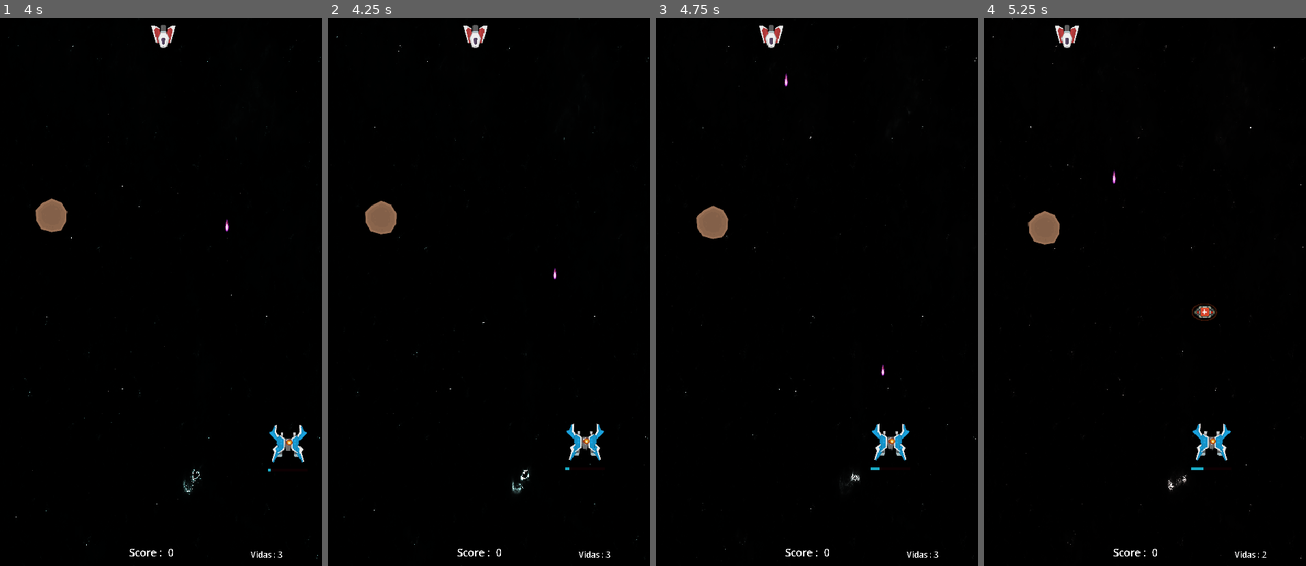
Above: before the commit, frames 1-4 (left to right).
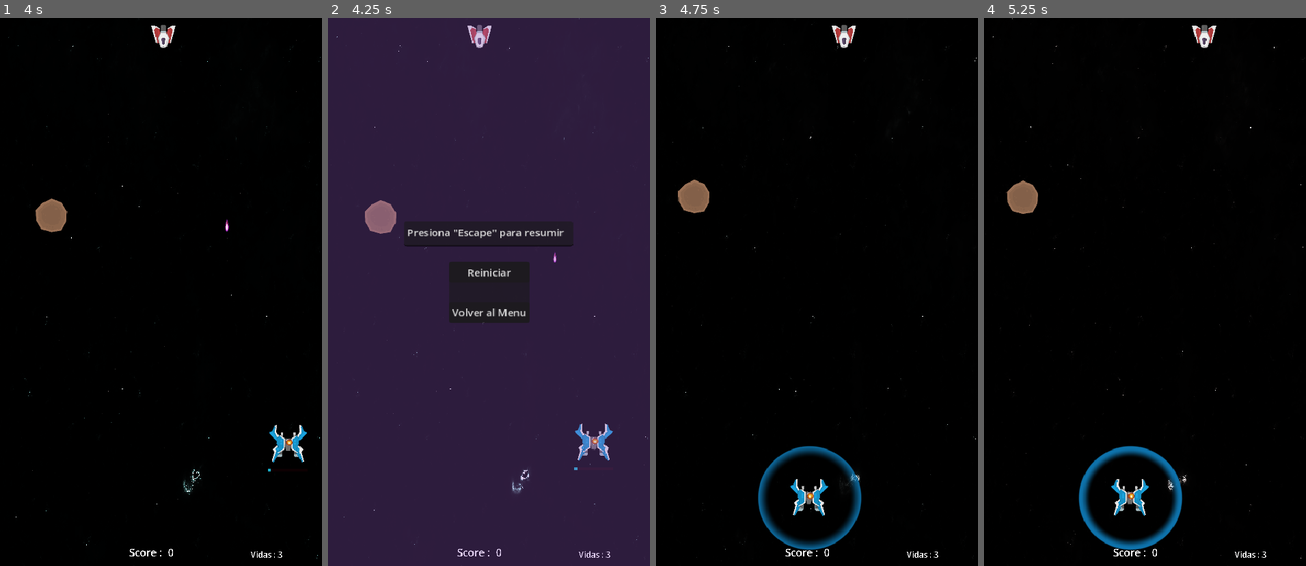
Above: after the commit, the same moments.

Repository: MauroCastro1705/Juego-motores
Game: Godot game, scene res://niveles/nivel-1.tscn
Same seed, same stepped clock (60 frames per second), same inputs: the game is played once before the commit and once after it.
Inputs (mouse positions are in pixels of both pictures, inside the frame that each line leads up to):
- Up to frame 1 (4 s): hold Right (derecha) 0.53-1.28 s; hold Space (disparar) 0.53-1.28 s; hold S (abajo) 1.28-2.03 s; tap Space (disparar) at 1.35, 2.85 s; hold Right (derecha) 2.03-2.78 s; hold Space (disparar) 2.03-2.78 s; hold W (arriba) 2.78-3.53 s; hold A (izquierda) from 3.53 s (still down); hold Space (disparar) from 3.53 s (still down)
- Up to frame 2 (4.25 s): keep holding A (izquierda); keep holding Space (disparar); tap Escape (BotonPausa, bound only after the commit) at 4.15 s
- Up to frame 3 (4.75 s): release A (izquierda) at 4.25 s; release Space (disparar) at 4.25 s; click (817, 270) at 4.25 s, where only the run after the commit has a clickable "Reiniciar"
- Up to frame 4 (5.25 s): hold A (izquierda) from 5.03 s (still down); tap Space (disparar) at 5.1 s

Frame 1 is identical in both runs. In frame 2, 100% of the frame differs, in the area x 0-100%, y 0-100%; in frame 3, 3.6%; in frame 4, 3.9%.

Commit message:
Menu Pausa
agregue el menu pausa

Diff:
--- /dev/null
+++ b/Menu/pausa.gd
@@ -0,0 +1,23 @@
+extends CanvasLayer
+
+func _ready():
+	$ColorRect.visible = false
+	$PanelContainer.visible = false
+	$TextEdit.visible = false
+
+
+func _physics_process(delta):
+	if Input.is_action_just_pressed("BotonPausa"):
+		get_tree().paused = not get_tree().paused
+		$ColorRect.visible = not $ColorRect.visible
+		$PanelContainer.visible = not $PanelContainer.visible
+		$TextEdit.visible = not $TextEdit.visible
+
+
+func _on_reiniciar_pressed() -> void:
+	get_tree().paused = false
+	get_tree().change_scene_to_file("res://niveles/nivel-1.tscn")
+
+func _on_volver_al_menu_pressed() -> void:
+	get_tree().paused = false
+	get_tree().change_scene_to_file("res://Menu/menu.tscn")
--- /dev/null
+++ b/Menu/pausa.tscn
@@ -0,0 +1,54 @@
+[gd_scene load_steps=2 format=3 uid="uid://bvsgr65jsx7pg"]
+
+[ext_resource type="Script" uid="uid://cp7t0e3nsld8r" path="res://Menu/pausa.gd" id="1_64vt5"]
+
+[node name="Pausa" type="CanvasLayer"]
+process_mode = 3
+script = ExtResource("1_64vt5")
+
+[node name="ColorRect" type="ColorRect" parent="."]
+anchors_preset = 15
+anchor_right = 1.0
+anchor_bottom = 1.0
+grow_horizontal = 2
+grow_vertical = 2
+color = Color(0.596603, 0.365226, 0.798919, 0.298039)
+
+[node name="PanelContainer" type="PanelContainer" parent="."]
+anchors_preset = 8
+anchor_left = 0.5
+anchor_top = 0.5
+anchor_right = 0.5
+anchor_bottom = 0.5
+offset_left = -62.0
+offset_top = -33.0
+offset_right = 62.0
+offset_bottom = 33.0
+grow_horizontal = 2
+grow_vertical = 2
+
+[node name="VBoxContainer" type="VBoxContainer" parent="PanelContainer"]
+layout_mode = 2
+theme_override_constants/separation = 30
+
+[node name="Reiniciar" type="Button" parent="PanelContainer/VBoxContainer"]
+layout_mode = 2
+text = "Reiniciar"
+
+[node name="Volver al Menu" type="Button" parent="PanelContainer/VBoxContainer"]
+layout_mode = 2
+text = "Volver al Menu"
+
+[node name="TextEdit" type="TextEdit" parent="."]
+anchors_preset = 5
+anchor_left = 0.5
+anchor_right = 0.5
+offset_left = -132.0
+offset_top = 315.0
+offset_right = 130.0
+offset_bottom = 354.0
+grow_horizontal = 2
+text = "Presiona \"Escape\" para resumir"
+
+[connection signal="pressed" from="PanelContainer/VBoxContainer/Reiniciar" to="." method="_on_reiniciar_pressed"]
+[connection signal="pressed" from="PanelContainer/VBoxContainer/Volver al Menu" to="." method="_on_volver_al_menu_pressed"]
--- a/niveles/nivel-1.tscn
+++ b/niveles/nivel-1.tscn
@@ -9,6 +9,7 @@
 [ext_resource type="PackedScene" uid="uid://tydtg2rtetc5" path="res://recursos/spawners/pickup_spawner.tscn" id="7_gyqaj"]
 [ext_resource type="PackedScene" uid="uid://dykovkbm6qgoe" path="res://UI/vidas.tscn" id="8_ktvln"]
 [ext_resource type="PackedScene" uid="uid://db8vadjwou13a" path="res://recursos/spawners/enemy_spawner.tscn" id="9_sdvcx"]
+[ext_resource type="PackedScene" uid="uid://bvsgr65jsx7pg" path="res://Menu/pausa.tscn" id="10_keqy6"]
 
 [sub_resource type="RectangleShape2D" id="RectangleShape2D_tvrp2"]
 size = Vector2(61, 891)
@@ -109,4 +110,6 @@
 [node name="EnemySpawner" parent="." instance=ExtResource("9_sdvcx")]
 position = Vector2(254, 69)
 
+[node name="Pausa" parent="." instance=ExtResource("10_keqy6")]
+
 [connection signal="area_entered" from="paredes/Area2D" to="." method="_on_area_2d_area_entered"]
--- a/project.godot
+++ b/project.godot
@@ -77,6 +77,11 @@
 , Object(InputEventMouseButton,"resource_local_to_scene":false,"resource_name":"","device":-1,"window_id":0,"alt_presse …(247 unchanged characters)…
 ]
 }
+BotonPausa={
+"deadzone": 0.2,
+"events": [Object(InputEventKey,"resource_local_to_scene":false,"resource_name":"","device":-1,"window_id":0,"alt_pressed":false,"shift_pressed":false,"ctrl_pressed":false,"meta_pressed":false,"pressed":false,"keycode":0,"physical_keycode":4194305,"key_label":0,"unicode":0,"location":0,"echo":false,"script":null)
+]
+}
 
 [layer_names]
 
Not shown, added: Menu/pausa.gd.uid
Not shown: 1 places in niveles/nivel-1.tscn that only renumber resources
